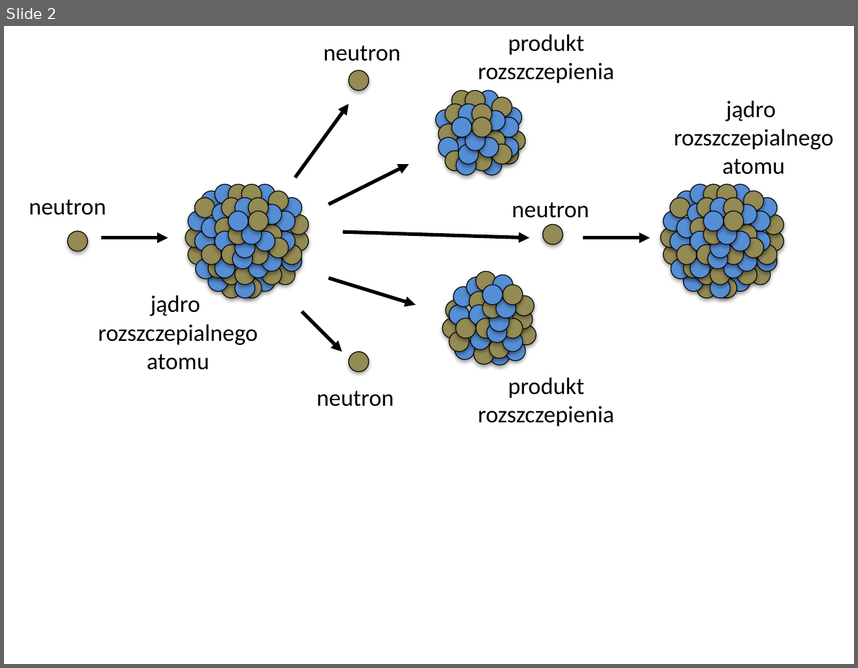
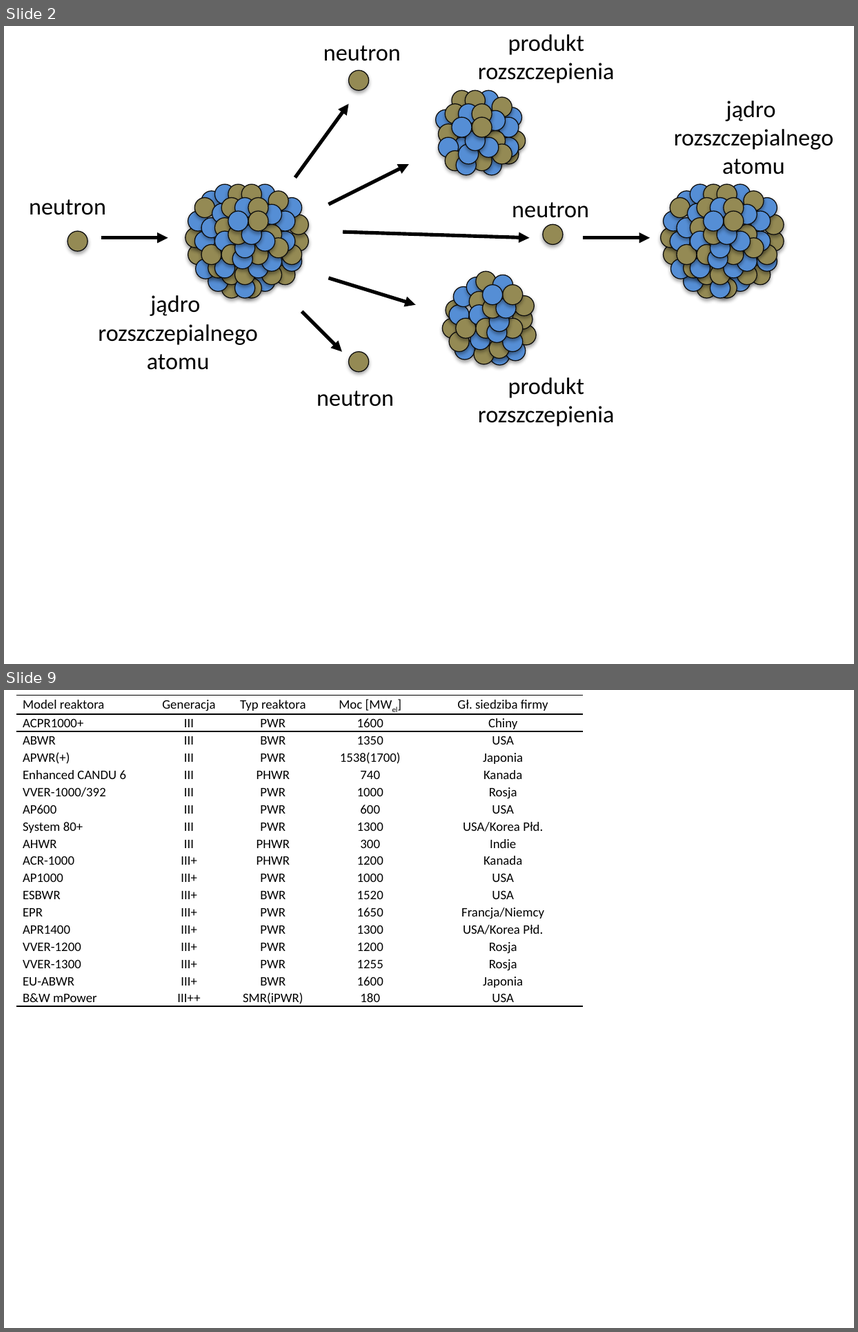
Before and after one commit to Igor-KEJ/PGE-GEN234, a slide deck: 00_IMG_IK.pptx. Shown one above the other, each under a label of ours: slide 2 before the commit, slides 2 and 9 after it; the slides between them are not shown. The pictures are 858x668 and 858x1332 pixels, drawn with LibreOffice and Linux fonts; fonts in the diff are those of the drawing. Boxes give left, top, right and bottom in pixels: in the first picture for what was removed or moved away, otherwise in the second. Text is boxed around its words. In the diff, an @@ line names an element or a change of style, - is before the commit and + after.

```diff
--- a/00_IMG_IK.pptx
+++ b/00_IMG_IK.pptx
@@ slide 9 added at (4, 690, 854, 1328), background #FFFFFF @@
@@ table added at (16, 695, 583, 1009), 18 rows, 5 columns @@
+Model reaktora | Generacja | Typ reaktora | Moc [MWel] | Gł. siedziba firmy
+ACPR1000+ | III | PWR | 1600 | Chiny
+ABWR | III | BWR | 1350 | USA
+APWR(+) | III | PWR | 1538(1700) | Japonia
+Enhanced CANDU 6 | III | PHWR | 740 | Kanada
+VVER-1000/392 | III | PWR | 1000 | Rosja
+AP600 | III | PWR | 600 | USA
+System 80+ | III | PWR | 1300 | USA/Korea Płd.
+AHWR | III | PHWR | 300 | Indie
+ACR-1000 | III+ | PHWR | 1200 | Kanada
+AP1000 | III+ | PWR | 1000 | USA
+ESBWR | III+ | BWR | 1520 | USA
+EPR | III+ | PWR | 1650 | Francja/Niemcy
+APR1400 | III+ | PWR | 1300 | USA/Korea Płd.
+VVER-1200 | III+ | PWR | 1200 | Rosja
+VVER-1300 | III+ | PWR | 1255 | Rosja
+EU-ABWR | III+ | BWR | 1600 | Japonia
+B&W mPower | III++ | SMR(iPWR) | 180 | USA
```
Also in this commit, not shown: 2 slides changed, 6 other slides added, 15 other files.
